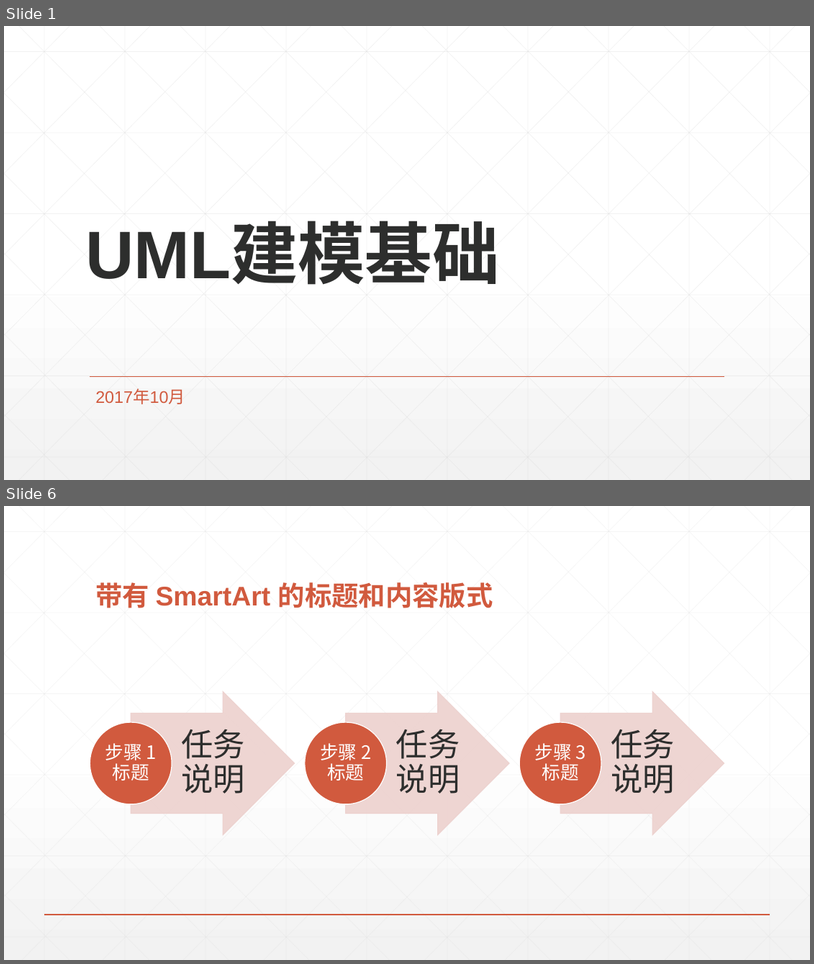
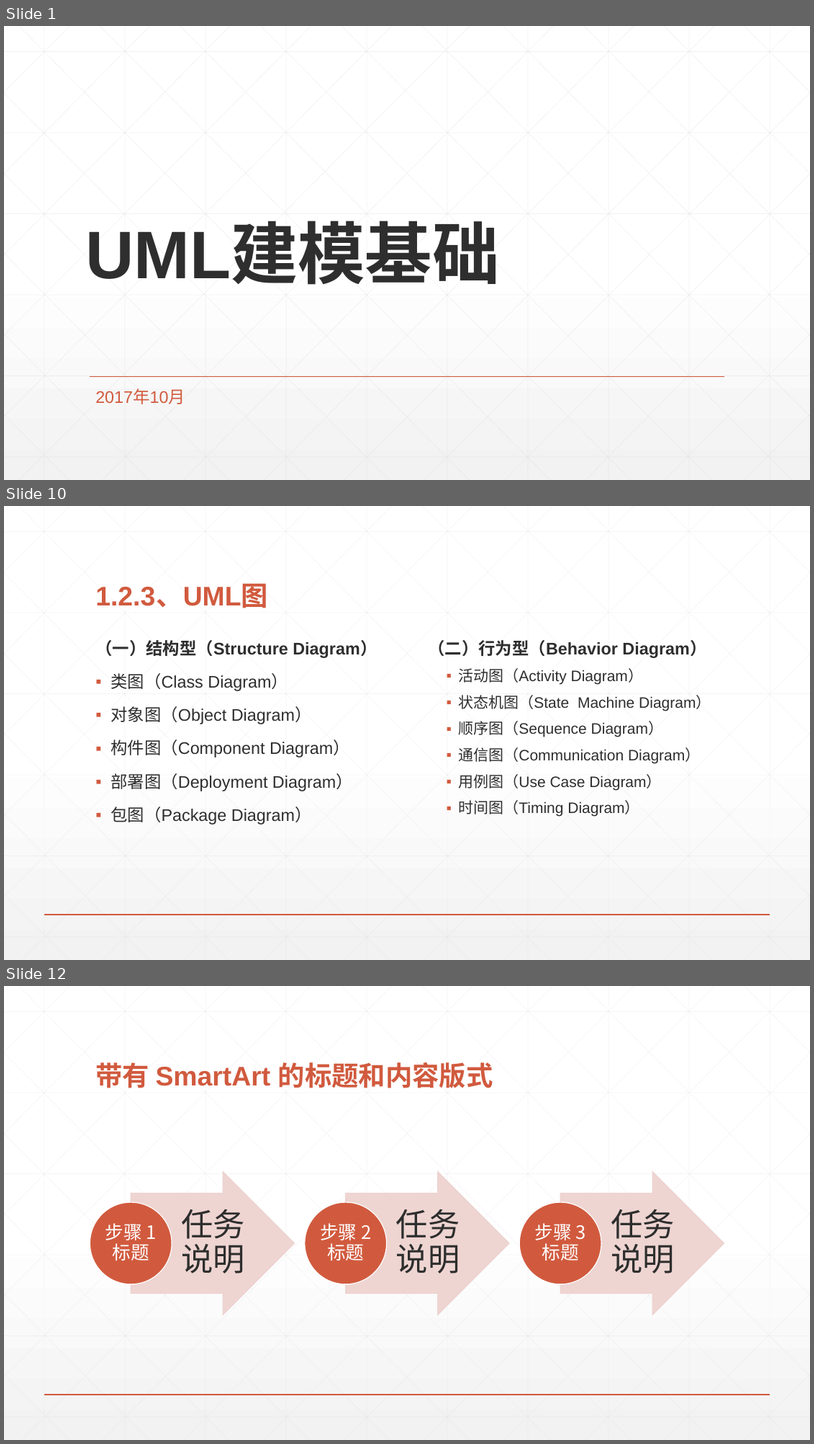
Before and after one commit to taony/Notes-UML, a slide deck: UML建模基础.pptx. Shown one above the other, each under a label of ours: slides 1 and 6 before the commit, slides 1, 10 and 12 after it; the slides between them are not shown. The pictures are 814x964 and 814x1444 pixels, drawn with LibreOffice and Linux fonts; fonts in the diff are those of the drawing. Boxes give left, top, right and bottom in pixels: in the first picture for what was removed or moved away, otherwise in the second. Text is boxed around its words. In the diff, an @@ line names an element or a change of style, - is before the commit and + after.

```diff
--- a/UML建模基础.pptx
+++ b/UML建模基础.pptx
@@ slide 10 added at box(4, 506, 810, 960), background gradient #FFFFFF to #F2F2F2; not listed: 47 template elements that a slide beside it also shows @@
@@ title added at box(95, 584, 268, 608), 32 pt, text #D15A3E, bold @@
+1.2.3 、UML图
@@ text added at box(95, 640, 377, 824), 20 pt, text #2D2E2D @@
+（一）结构型（Structure Diagram）
+▪ 类图（Class Diagram）
+▪ 对象图（Object Diagram）
+▪ 构件图（Component Diagram）
+▪ 部署图（Deployment Diagram）
+▪ 包图（Package Diagram）
@@ text added at box(428, 640, 711, 816), 18 pt, text #2D2E2D @@
+（二）行为型（Behavior Diagram）
+  ▪ 活动图（Activity Diagram）
+  ▪ 状态机图（State Machine Diagram）
+  ▪ 顺序图（Sequence Diagram）
+  ▪ 通信图（Communication Diagram）
+  ▪ 用例图（Use Case Diagram）
+  ▪ 时间图（Timing Diagram）
@@ what was slide 6 is now slide 12 @@
```
Also in this commit, not shown: 1 slide changed, 8 other slides added, 3 slides removed, 1 other file.
